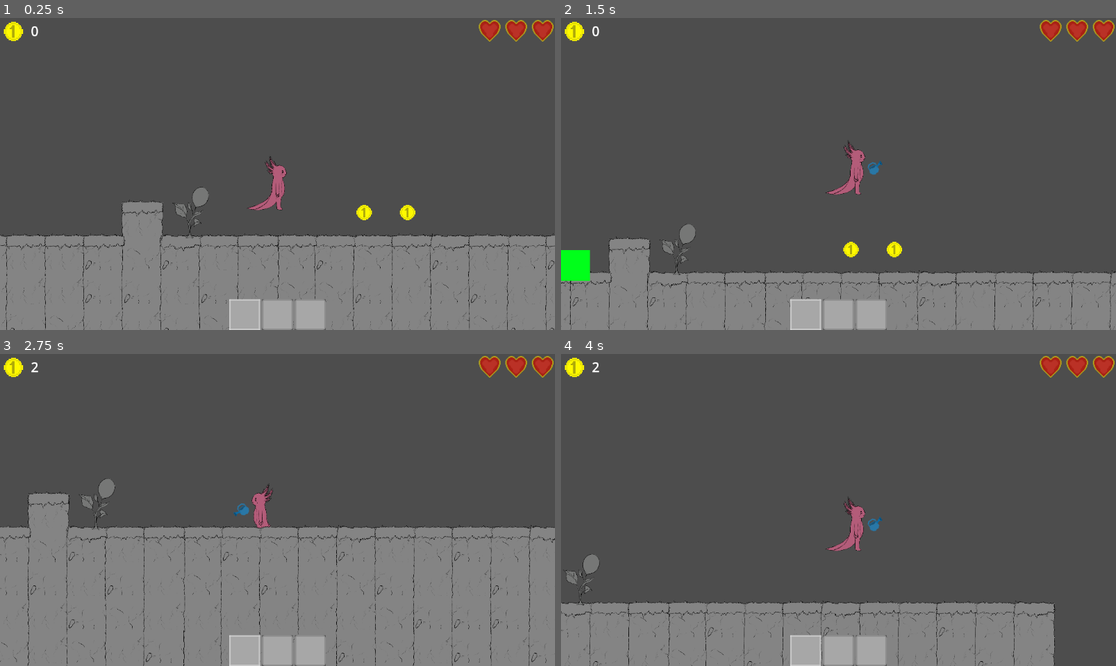
Above: before the commit, frames 1-4 (two rows, left to right).
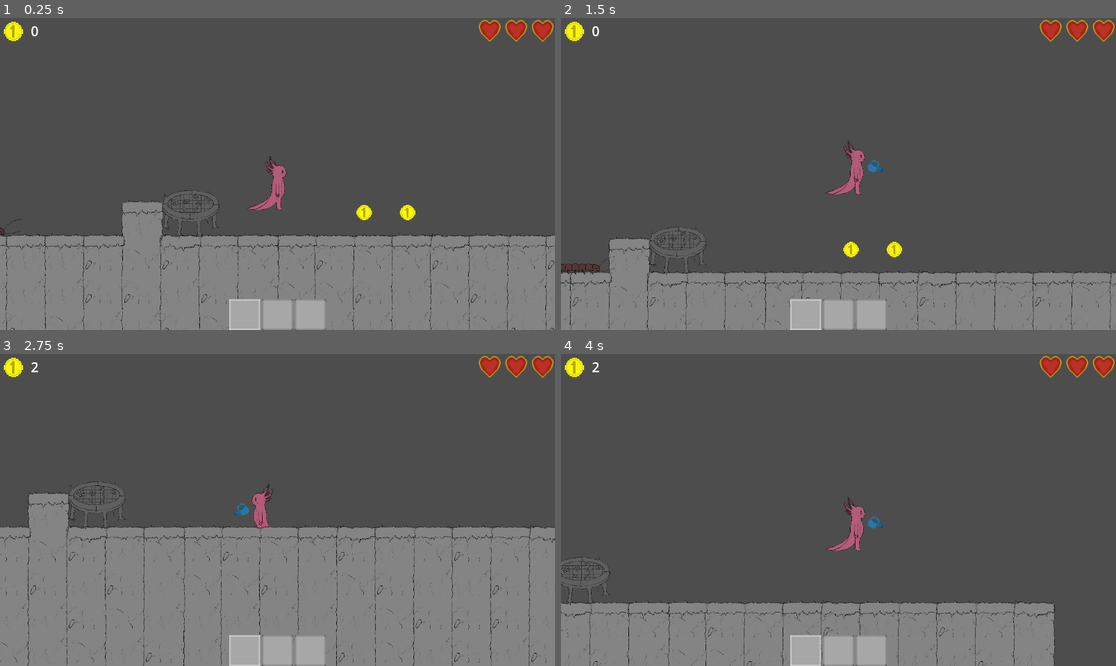
Above: after the commit, the same moments.

Repository: AzureLeaf0/GameJam
Game: Godot game, scene res://scenes/map.tscn
Two runs of this game, one before a commit and one after it. Both use one fixed random seed, a clock stepped at 60 frames per second and the inputs below.
Inputs (mouse positions are in pixels of both pictures, inside the frame that each line leads up to):
- Up to frame 1 (0.25 s): no input
- Up to frame 2 (1.5 s): move the mouse to (960, 158) at 0.52 s; hold Right (move_right) from 0.53 s (still down); click (960, 158) at 0.6 s; tap Space (jump) at 0.77 s; right-click (960, 158) at 0.8 s; move the mouse to (727, 189) at 1.27 s; right-click (727, 189) at 1.35 s
- Up to frame 3 (2.75 s): tap Space (jump) at 1.52 s; click (166, 525) at 1.55 s; move the mouse to (333, 441) at 2.02 s; release Right (move_right) at 2.03 s; hold Left (move_left) from 2.03 s (still down); tap E (Interact) at 2.1 s; right-click (333, 441) at 2.3 s
- Up to frame 4 (4 s): move the mouse to (810, 572) at 2.77 s; release Left (move_left) at 2.78 s; hold Right (move_right) from 2.78 s (still down); click (810, 572) at 2.85 s; tap Space (jump) at 3.02, 3.77 s; move the mouse to (1005, 556) at 3.52 s; right-click (1005, 556) at 3.6 s

The runs differ from the first frame. In frame 1, 0.3% of the frame differs, in the area x 0-40%, y 54-71%; in frame 2, 0.9%, in the area x 0-59%, y 45-85%; in frame 3, 0.3%; in frame 4, 0.3%.
Error in both runs: Invalid access to property or key 'Watered' on a base object of type 'Nil'. (res://scenes/player.gd:107)

Commit message:
bug

Diff:
--- a/gamejam/scenes/BaloonPlant.tscn
+++ b/gamejam/scenes/Plants/BaloonPlantFolder/BaloonPlant.tscn
@@ -1,6 +1,6 @@
 [gd_scene load_steps=4 format=3 uid="uid://cbpfqj41oa5yb"]
 
-[ext_resource type="Script" uid="uid://sgn3dgfwj5b4" path="res://scenes/baloon_plant.gd" id="1_vjqlo"]
+[ext_resource type="Script" uid="uid://sgn3dgfwj5b4" path="res://scenes/Plants/BaloonPlantFolder/baloon_plant.gd" id="1_vjqlo"]
 [ext_resource type="Texture2D" uid="uid://e6adxcb85nns" path="res://Images/Ruya/Bitki#2 balon.png" id="2_g4eik"]
 
 [sub_resource type="RectangleShape2D" id="RectangleShape2D_g4eik"]
--- a/gamejam/scenes/BaloonPlantActive.tscn
+++ b/gamejam/scenes/Plants/BaloonPlantFolder/BaloonPlantActive.tscn
@@ -1,6 +1,6 @@
 [gd_scene load_steps=4 format=3 uid="uid://drgro4igwh64k"]
 
-[ext_resource type="Script" uid="uid://c2v610ovq3rf5" path="res://scenes/baloon_plant_active.gd" id="1_m5bxk"]
+[ext_resource type="Script" uid="uid://c2v610ovq3rf5" path="res://scenes/Plants/BaloonPlantFolder/baloon_plant_active.gd" id="1_m5bxk"]
 [ext_resource type="Texture2D" uid="uid://c5o6skm67m0hf" path="res://Images/Ruya/Bitki#2 balon kullanilirken.png" id="2_m5bxk"]
 
 [sub_resource type="CircleShape2D" id="CircleShape2D_m5bxk"]
--- a/gamejam/scenes/BaloonPlantItem.tscn
+++ b/gamejam/scenes/Plants/BaloonPlantFolder/BaloonPlantItem.tscn
@@ -1,6 +1,6 @@
 [gd_scene load_steps=2 format=3 uid="uid://dmn12s6bk0pl7"]
 
-[ext_resource type="Script" uid="uid://jnpsfrnecw5q" path="res://scenes/baloon_plant_item.gd" id="1_xjkdj"]
+[ext_resource type="Script" uid="uid://jnpsfrnecw5q" path="res://scenes/Plants/BaloonPlantFolder/baloon_plant_item.gd" id="1_xjkdj"]
 
 [node name="BaloonPlantItem" type="Node2D"]
 script = ExtResource("1_xjkdj")
--- /dev/null
+++ b/gamejam/scenes/Plants/BaloonPlantFolder/baloon_plant.gd
@@ -0,0 +1,14 @@
+extends Area2D
+
+var Collection = load("res://scenes/Plants/BaloonPlantFolder/BaloonPlantItem.tscn")
+var WateredVisual = load("res://Images/Ruya/Bitki #1 trampoline toplanabilir.png")
+var ThirstyVisual = load("res://Images/Ruya/Bitki #1 trampoline toplanamaz.png")
+var rotTimer = 10
+var Watered = true
+@onready var Visual = $Sprite2D
+
+func _process(delta) -> void:
+	if Watered == true:
+		Visual.texture = WateredVisual
+	else:
+		Visual.texture = ThirstyVisual
--- a/gamejam/scenes/baloon_plant_item.gd
+++ b/gamejam/scenes/Plants/BaloonPlantFolder/baloon_plant_item.gd
@@ -1,7 +1,7 @@
 extends Node2D
 
 var MenuLogo = load("res://Images/BaloonPlantRelease.png")
-var spawn = load("res://scenes/BaloonPlantActive.tscn")
+var spawn = load("res://scenes/Plants/BaloonPlantFolder/BaloonPlantActive.tscn")
 
 func _on_timer_timeout() -> void:
 	print("a")
--- /dev/null
+++ b/gamejam/scenes/Plants/TrampolinePlant/TrampolinePlant.tscn
@@ -0,0 +1,19 @@
+[gd_scene load_steps=4 format=3 uid="uid://xijm8xuf5hry"]
+
+[ext_resource type="Script" uid="uid://sgn3dgfwj5b4" path="res://scenes/Plants/BaloonPlantFolder/baloon_plant.gd" id="1_c3c6o"]
+[ext_resource type="Texture2D" uid="uid://e6adxcb85nns" path="res://Images/Ruya/Bitki#2 balon.png" id="2_b22uq"]
+
+[sub_resource type="RectangleShape2D" id="RectangleShape2D_g4eik"]
+size = Vector2(800, 800)
+
+[node name="TrampolinePlant" type="Area2D" groups=["Plant"]]
+script = ExtResource("1_c3c6o")
+
+[node name="Sprite2D" type="Sprite2D" parent="."]
+texture = ExtResource("2_b22uq")
+
+[node name="CollisionShape2D" type="CollisionShape2D" parent="."]
+shape = SubResource("RectangleShape2D_g4eik")
+
+[connection signal="area_entered" from="." to="." method="_on_area_entered"]
+[connection signal="area_exited" from="." to="." method="_on_area_exited"]
--- a/gamejam/scenes/baloon_plant.gd
+++ /dev/null
@@ -1,14 +0,0 @@
-extends Area2D
-
-var Collection = load("res://scenes/BaloonPlantItem.tscn")
-var WateredVisual = load("res://Images/Ruya/Bitki#2 balon toplanabilir.png")
-var ThirstyVisual = load("res://Images/Ruya/Bitki#2 balon toplanamaz.png")
-var rotTimer = 10
-var Watered = true
-@onready var Visual = $Sprite2D
-
-func _process(delta) -> void:
-	if Watered == true:
-		Visual.texture = WateredVisual
-	else:
-		Visual.texture = ThirstyVisual
--- a/gamejam/scenes/enemy.tscn
+++ b/gamejam/scenes/enemy.tscn
@@ -1,29 +1,29 @@
 [gd_scene load_steps=4 format=3 uid="uid://da504vpjmoapt"]
 
-[ext_resource type="Texture2D" uid="uid://20xyarfhqb8k" path="res://Images/GrassFloor.png" id="1_7p1mj"]
 [ext_resource type="Script" uid="uid://dk22c8caydubu" path="res://scenes/enemy.gd" id="1_md0e3"]
+[ext_resource type="Texture2D" uid="uid://cwmu5cus6nol7" path="res://Images/Ruya/Enemy #1 centipide.png" id="2_md0e3"]
 
 [sub_resource type="RectangleShape2D" id="RectangleShape2D_md0e3"]
-size = Vector2(640, 640)
+size = Vector2(1200, 250)
 
 [node name="enemy" type="Node2D"]
 script = ExtResource("1_md0e3")
 
 [node name="Sprite2D" type="Sprite2D" parent="."]
-scale = Vector2(10, 10)
-texture = ExtResource("1_7p1mj")
+texture = ExtResource("2_md0e3")
 
 [node name="Area2D" type="Area2D" parent="." groups=["Enemy"]]
 
 [node name="CollisionShape2D" type="CollisionShape2D" parent="Area2D"]
+position = Vector2(-50, 75)
 shape = SubResource("RectangleShape2D_md0e3")
 
 [node name="RayCastRight" type="RayCast2D" parent="."]
-position = Vector2(0, 26)
+position = Vector2(500, 100)
 scale = Vector2(3.31108, 8.86087)
-target_position = Vector2(13.2887, 1.07628e-07)
+target_position = Vector2(30.2016, -9.53674e-07)
 
 [node name="RayCastLeft" type="RayCast2D" parent="."]
-position = Vector2(0, 26)
+position = Vector2(-600, 100)
 scale = Vector2(3.31108, 8.86087)
-target_position = Vector2(-13.956, 0)
+target_position = Vector2(-30.2016, 9.53674e-07)
--- a/gamejam/scenes/map.tscn
+++ b/gamejam/scenes/map.tscn
@@ -3,7 +3,7 @@
 [ext_resource type="PackedScene" uid="uid://bwuel0nv5xpbk" path="res://scenes/player.tscn" id="1_4xfga"]
 [ext_resource type="PackedScene" uid="uid://do1a7olc2y68" path="res://scenes/Block.tscn" id="2_paxxb"]
 [ext_resource type="PackedScene" uid="uid://vkvoaxvwkg8q" path="res://scenes/coin.tscn" id="3_gldc4"]
-[ext_resource type="PackedScene" uid="uid://cbpfqj41oa5yb" path="res://scenes/BaloonPlant.tscn" id="5_2klcf"]
+[ext_resource type="PackedScene" uid="uid://cbpfqj41oa5yb" path="res://scenes/Plants/BaloonPlantFolder/BaloonPlant.tscn" id="5_2klcf"]
 [ext_resource type="PackedScene" uid="uid://m3up1p358bcf" path="res://scenes/TileMap.tscn" id="6_2lpho"]
 [ext_resource type="PackedScene" uid="uid://da504vpjmoapt" path="res://scenes/enemy.tscn" id="6_nakos"]
 
--- a/gamejam/scenes/player.gd
+++ b/gamejam/scenes/player.gd
@@ -75,7 +75,7 @@
 			var item = Inventory[current_inv].instantiate()
 			var instance = item.spawn.instantiate()
 			instance.position = self.global_position
-			if direction > 0:
+			if player.flip_h == true:
 				instance.position.x -= 800
 			else:
 				instance.position.x += 800
--- a/gamejam/scenes/watering_can.gd
+++ b/gamejam/scenes/watering_can.gd
@@ -8,7 +8,10 @@
 
 func use():
 	if current > 0:
-		$AnimationPlayer.play("watering")
+		if $WaterCan.flip_h == true:
+			$AnimationPlayer.play("watering_left")
+		else:
+			$AnimationPlayer.play("watering_right")
 		visible = true
 		get_parent().WaterTimer.start()
 		get_parent().is_watering = true
--- a/gamejam/scenes/watering_can.tscn
+++ b/gamejam/scenes/watering_can.tscn
@@ -6,23 +6,8 @@
 [sub_resource type="CircleShape2D" id="CircleShape2D_cca2k"]
 radius = 40.0
 
-[sub_resource type="Animation" id="Animation_tm7oq"]
-length = 0.001
-tracks/0/type = "value"
-tracks/0/imported = false
-tracks/0/enabled = true
-tracks/0/path = NodePath("WaterCan:rotation")
-tracks/0/interp = 1
-tracks/0/loop_wrap = true
-tracks/0/keys = {
-"times": PackedFloat32Array(0),
-"transitions": PackedFloat32Array(1),
-"update": 0,
-"values": [0.0]
-}
-
 [sub_resource type="Animation" id="Animation_cca2k"]
-resource_name = "watering"
+resource_name = "watering_left"
 step = 0.1
 tracks/0/type = "value"
 tracks/0/imported = false
@@ -37,10 +22,26 @@
 "values": [0.0, -0.785398, 0.0]
 }
 
+[sub_resource type="Animation" id="Animation_tm7oq"]
+resource_name = "watering_right"
+step = 0.1
+tracks/0/type = "value"
+tracks/0/imported = false
+tracks/0/enabled = true
+tracks/0/path = NodePath("WaterCan:rotation")
+tracks/0/interp = 1
+tracks/0/loop_wrap = true
+tracks/0/keys = {
+"times": PackedFloat32Array(0, 0.5, 1),
+"transitions": PackedFloat32Array(1, 1, 1),
+"update": 0,
+"values": [0.0, 0.785398, 0.0]
+}
+
 [sub_resource type="AnimationLibrary" id="AnimationLibrary_tm7oq"]
 _data = {
-&"RESET": SubResource("Animation_tm7oq"),
-&"watering": SubResource("Animation_cca2k")
+&"watering_left": SubResource("Animation_cca2k"),
+&"watering_right": SubResource("Animation_tm7oq")
 }
 
 [node name="WateringCan" type="Node2D"]
Binary file changed: gamejam/Images/Ruya/Enemy #1 centipide.png
Not shown, added: gamejam/Images/Ruya/Enemy #1 centipide.png.import
Not shown, added: gamejam/Images/Ruya/Enemy #2 bee.png.import
Renamed: gamejam/scenes/baloon_plant.gd.uid -> gamejam/scenes/Plants/BaloonPlantFolder/baloon_plant.gd.uid
Renamed: gamejam/scenes/baloon_plant_active.gd -> gamejam/scenes/Plants/BaloonPlantFolder/baloon_plant_active.gd
Renamed: gamejam/scenes/baloon_plant_active.gd.uid -> gamejam/scenes/Plants/BaloonPlantFolder/baloon_plant_active.gd.uid
Renamed: gamejam/scenes/baloon_plant_item.gd.uid -> gamejam/scenes/Plants/BaloonPlantFolder/baloon_plant_item.gd.uid
